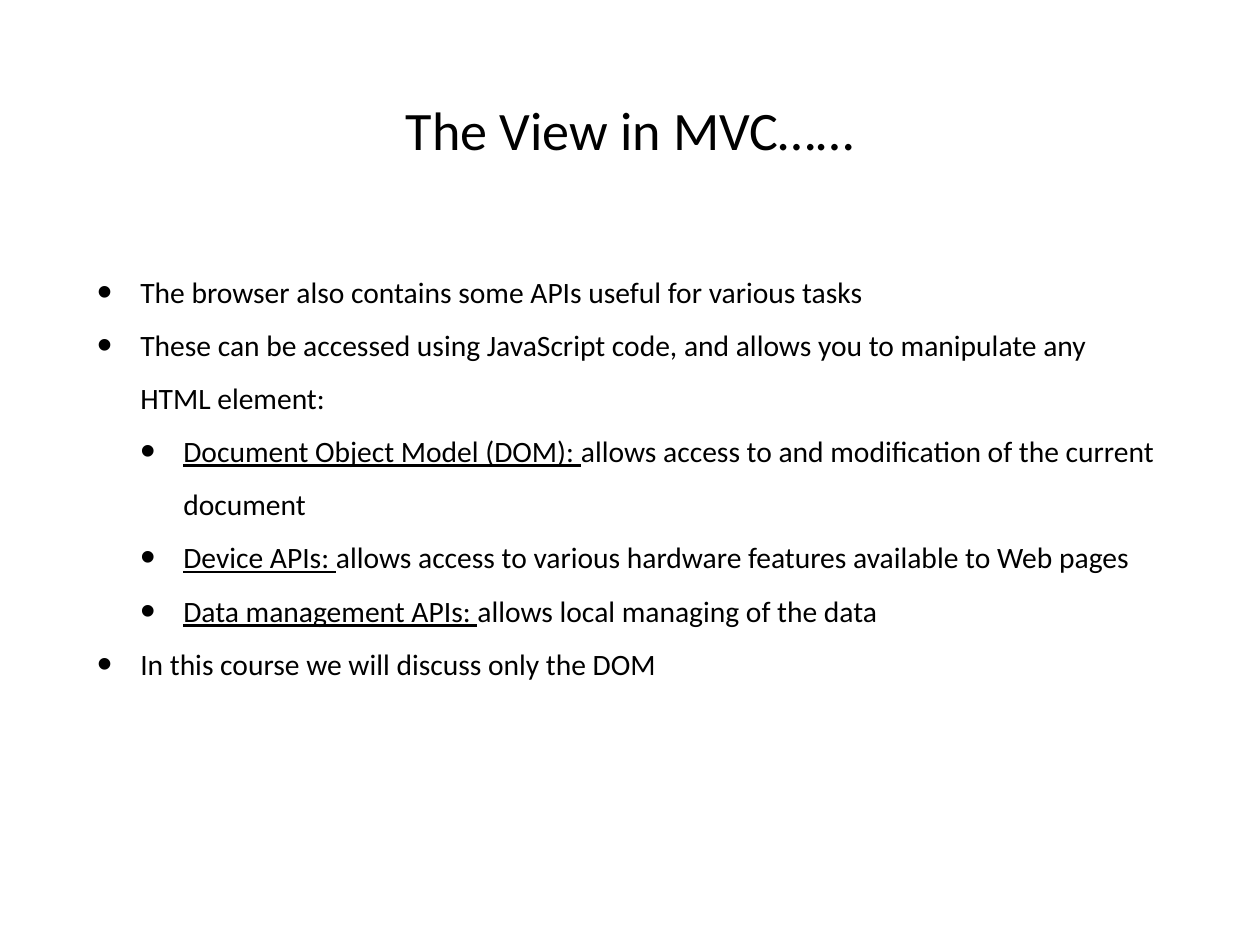
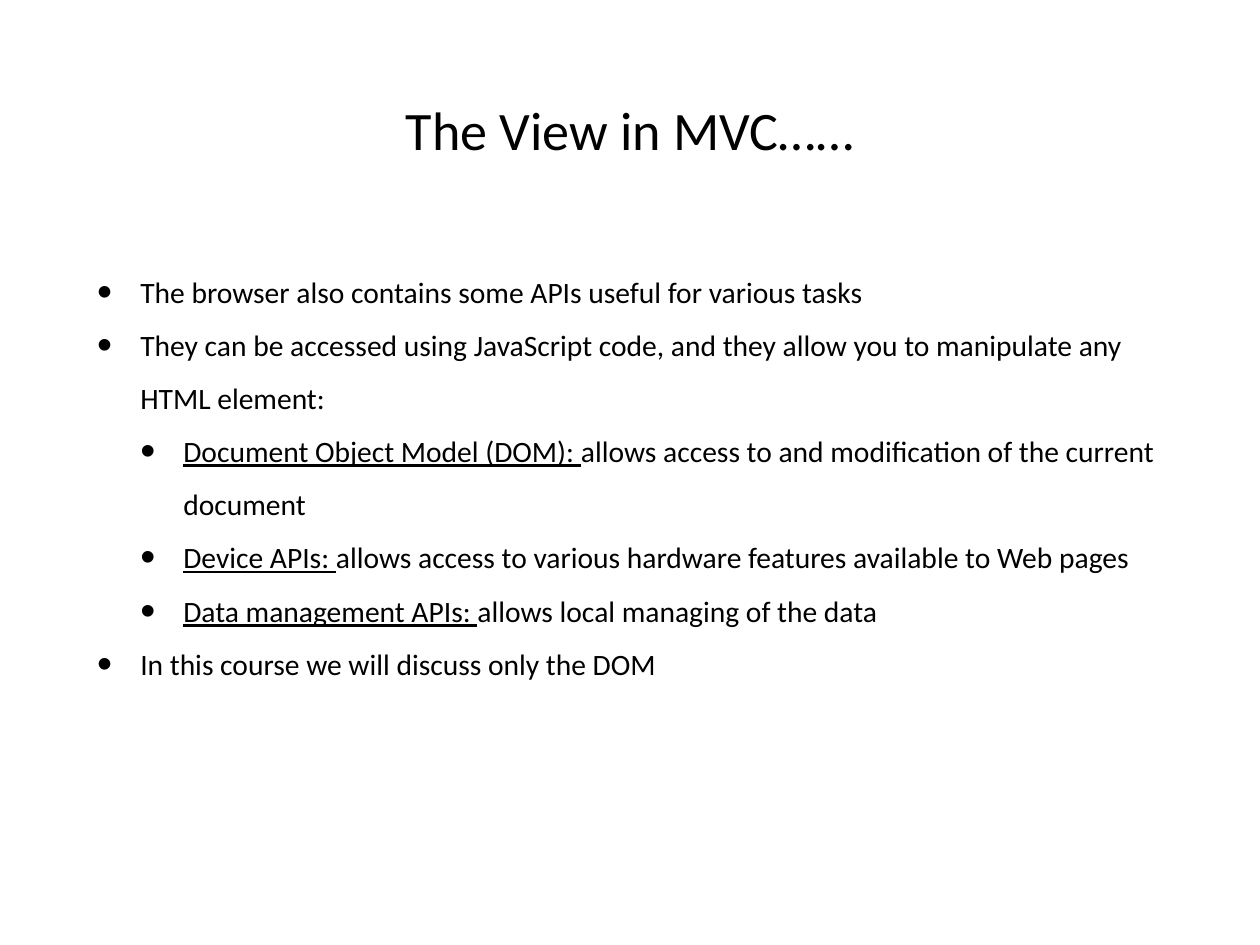
Before and after one commit to hogeschool/Development--Web, a slide deck: slide 12 of Lesson4/lesson4.pptx. Drawn at 1260x945 pixels with LibreOffice and Linux fonts; fonts in the diff are those of the drawing. Boxes give left, top, right and bottom in pixels: in the first picture for what was removed or moved away, otherwise in the second. Text is boxed around its words. In the diff, an @@ line names an element or a change of style, - is before the commit and + after.

```diff
--- a/Lesson4/lesson4.pptx
+++ b/Lesson4/lesson4.pptx
@@ text at (x1=140, y1=335, x2=1121, y2=410): text changed @@
-• These can be accessed using JavaScript code, and allows you to manipulate any HTML element:
+• They can be accessed using JavaScript code, and they allow you to manipulate any HTML element:
```
Also in this commit, not shown: 14 other slides changed, 2 slides removed, 2 other files.
